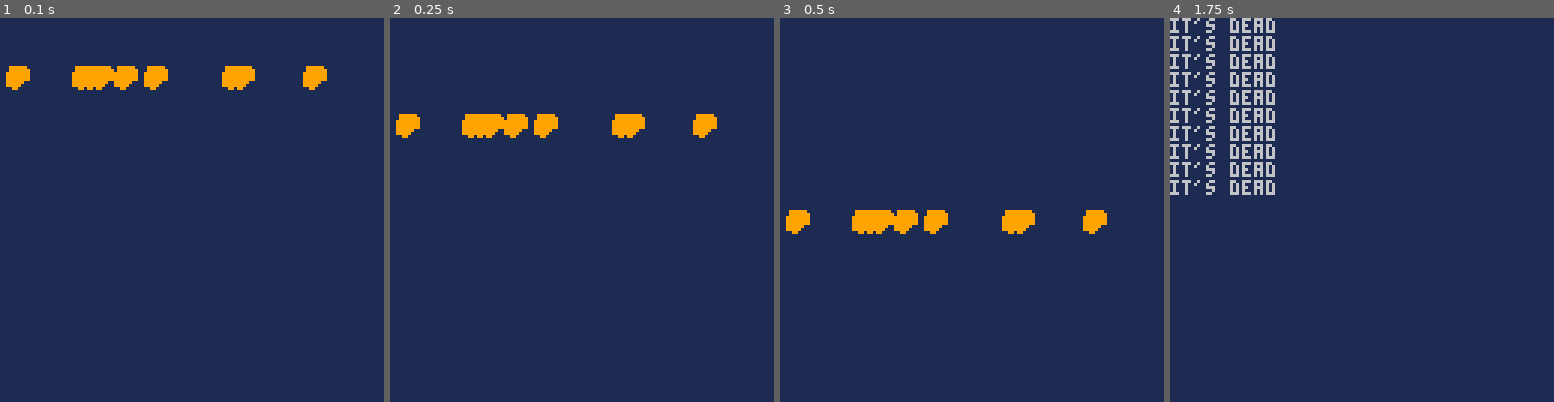
Above: before the commit, frames 1-4 (left to right).
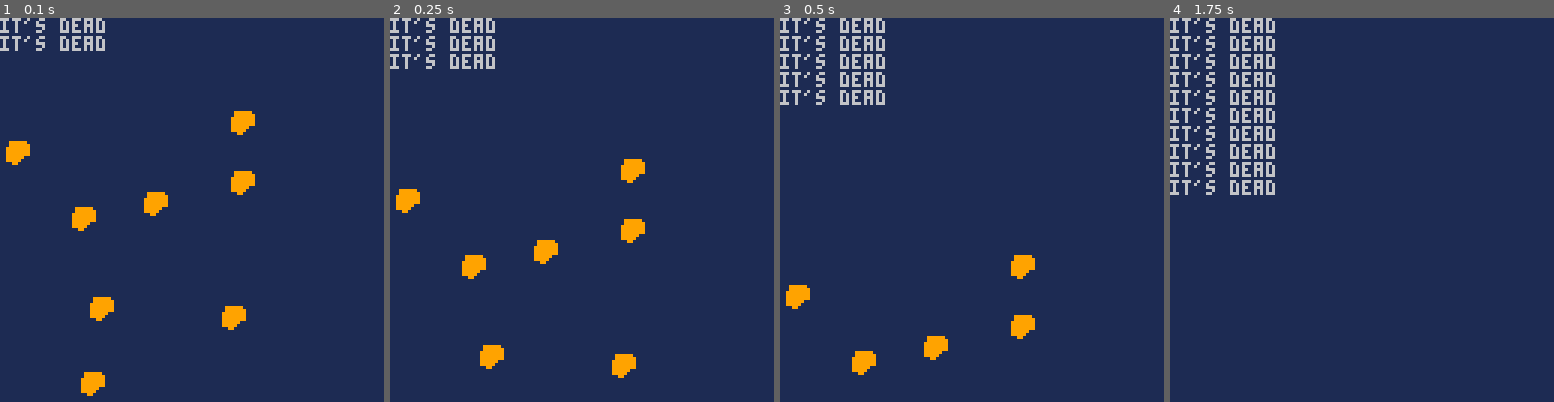
Above: after the commit, the same moments.

Repository: graearea/pico8
Game: PICO-8 cartridge rocks.p8
Same seed, same stepped clock (60 frames per second), same inputs: the game is played once before the commit and once after it.
Inputs:
- Up to frame 1 (0.1 s): no input
- Up to frame 2 (0.25 s): no input
- Up to frame 3 (0.5 s): no input
- Up to frame 4 (1.75 s): no input

The runs differ from the first frame. In frame 1, 5.6% of the frame differs, in the area x 0-86%, y 0-99%; in frame 2, 5.7%; in frame 3, 5.9%, in the area x 0-86%, y 0-93%; in frame 4, nothing differs.

Commit message:
cleaning up unused code

Diff:
--- a/rocks.p8
+++ b/rocks.p8
@@ -29,58 +27,36 @@
 rock = {}
 rock.__index = rock
 
-function rock:new(xx, xy)
+function rock:new(xx, yy)
 	local created = setmetatable({}, rock)
 	created.x = xx
 	created.y = yy
+
 	created.coroutine = cocreate(function(self)
-		for i = 4,124,4 do
+		for i = yy,124,4 do
 	   self.y = i
 	   yield()
 	 end
 	end)
-	return created
-end
 
-function rock:update()
-	coresume(self.coroutine, self)
-end
+	created.update=function(self)
+	 coresume(self.coroutine, self)
+	end
 
-function rock:draw()
+ created.draw=	function(self)
 		if costatus(self.coroutine)!= 'dead' then
 	 	spr(1,self.x,self.y)
 	 else
 	 	print("it's dead")
 	 end
+	end
+
+	return created
 end
 
-function add_rock(xx,yy)
- return {
-		x=xx,
-		y=yy,
-		cor=cocreate(function(self)
-			for i = 4,124,4 do
-		   self.y = i
-		   yield()
-		 end
-		end),
-		update=function(self)
-		 for i = 4,124,4 do
-   	self.y = i
-    yield()
-   end
-	 end
-	}
-end
 
-function update()
-	for i = 4,124,4 do
-   self.y = i
-   yield()
- end
-end
--->8
---hola
+
+
 __gfx__
 00000000099999900000000000000000000000000000000000000000000000000000000000000000000000000000000000000000000000000000000000000000
 00000000099999990000000000000000000000000000000000000000000000000000000000000000000000000000000000000000000000000000000000000000
